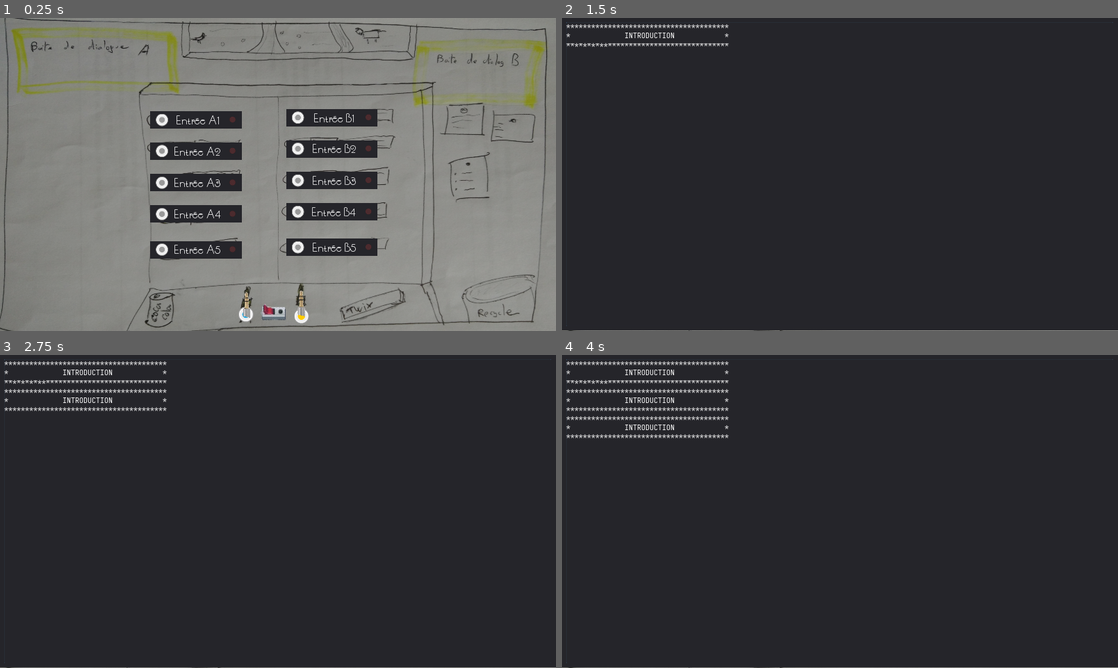
Above: before the commit, frames 1-4 (two rows, left to right).
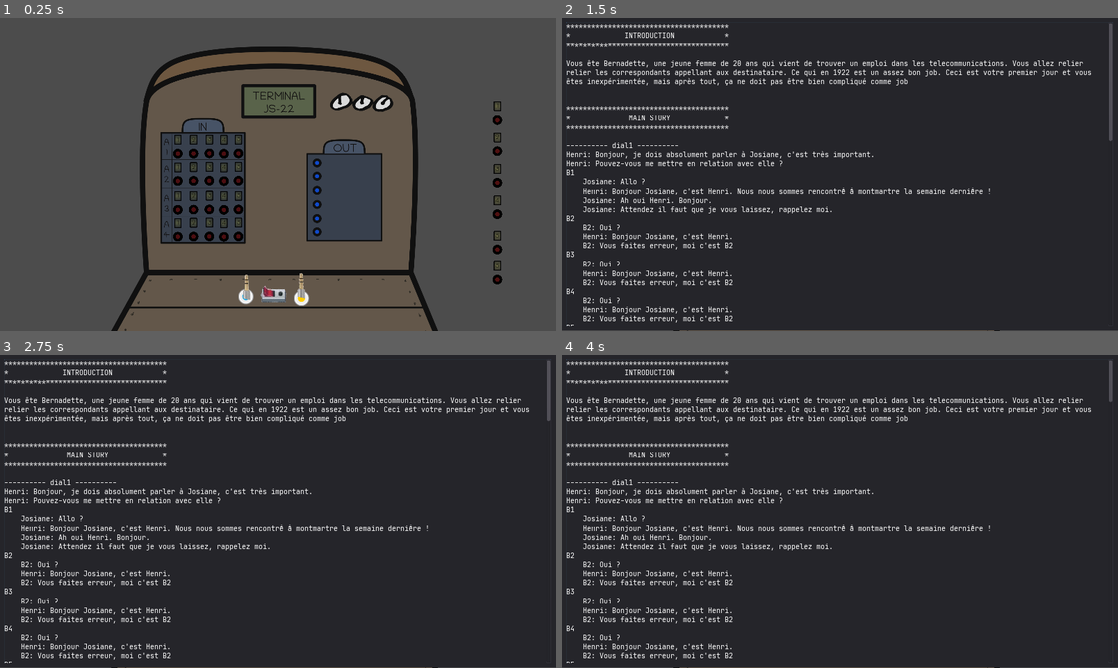
Above: after the commit, the same moments.

Repository: Nutriz/GodotWildJam21
Game: Godot game, scene res://Game.tscn
Two runs of this game, one before a commit and one after it. Both use one fixed random seed, a clock stepped at 60 frames per second and the inputs below.
Inputs (mouse positions are in pixels of both pictures, inside the frame that each line leads up to):
- Up to frame 1 (0.25 s): no input
- Up to frame 2 (1.5 s): tap Enter (debug) at 0.5 s; move the mouse to (723, 121) at 0.52 s; click (723, 121) at 0.67 s; tap Space (skip) at 1.25 s; move the mouse to (723, 152) at 1.27 s; click (723, 152) at 1.42 s
- Up to frame 3 (2.75 s): tap Enter (debug) at 2 s; move the mouse to (161, 520) at 2.02 s; click (161, 520) at 2.17 s
- Up to frame 4 (4 s): tap Space (skip) at 2.75 s; move the mouse to (723, 552) at 2.77 s; click (723, 552) at 2.92 s; tap Enter (debug) at 3.5 s; move the mouse to (723, 586) at 3.52 s; click (723, 586) at 3.67 s

The runs differ from the first frame. In frame 1, 98% of the frame differs, in the area x 0-100%, y 0-100%; in frame 2, 5.3%; in frame 3, 5.5%; in frame 4, 6.0%.
Error before the commit: Invalid get index 'introduction_fr' (on base: 'Dictionary'). (res://Scripts/Global.gd:16)

Commit message:
New board design

Diff:
--- a/Assets/Dialogues/dialogues.json.gd
+++ b/Assets/Dialogues/dialogues.json.gd
@@ -57,7 +57,7 @@
 				"text_en": ""
 			},
 			{
-				"name": "Sev",
+				"name": "Henri",
 				"pos": "caller",
 				"text_fr": "Pouvez-vous me mettre en relation avec elle ?",
 				"text_en": "",
--- a/Game.gd
+++ b/Game.gd
@@ -68,6 +68,6 @@
 
 func _on_call_timer_timeout():
 	randomize()
-	var index = randi() % 5
+	var index = randi() % 20
 	$Inputs.get_children()[index].start_ringing()
 	$SFX/Ringing.play()
--- a/Game.tscn
+++ b/Game.tscn
@@ -1,7 +1,7 @@
 [gd_scene load_steps=16 format=2]
 
 [ext_resource path="res://Game.gd" type="Script" id=1]
-[ext_resource path="res://Specs/sketch.jpeg" type="Texture" id=2]
+[ext_resource path="res://Assets/Sprites/board.png" type="Texture" id=2]
 [ext_resource path="res://Scenes/JackInput.tscn" type="PackedScene" id=3]
 [ext_resource path="res://Assets/Sprites/yellow_boxTick.png" type="Texture" id=4]
 [ext_resource path="res://Assets/Sprites/blue_boxTick.png" type="Texture" id=5]
@@ -44,92 +44,166 @@
 
 [node name="Sketch" type="Sprite" parent="."]
 modulate = Color( 1, 1, 1, 0.792157 )
-position = Vector2( -10.8149, -36.0503 )
-scale = Vector2( 0.688314, 0.574388 )
+position = Vector2( 147.563, -21.6414 )
+scale = Vector2( 0.535995, 0.535995 )
 texture = ExtResource( 2 )
 centered = false
-__meta__ = {
-"_edit_lock_": true
-}
 
 [node name="blue_boxTick" type="Sprite" parent="."]
-position = Vector2( 566.354, 682.004 )
+position = Vector2( 566.354, 641.004 )
 skew = 4.37114e-08
 texture = ExtResource( 5 )
 
 [node name="yellow_boxTick" type="Sprite" parent="."]
-position = Vector2( 694.229, 686.085 )
+position = Vector2( 694.229, 645.085 )
 skew = 4.37114e-08
 texture = ExtResource( 4 )
 
 [node name="Inputs" type="Node2D" parent="."]
 position = Vector2( 346.343, 214.487 )
-__meta__ = {
-"_edit_group_": true,
-"_edit_lock_": true
-}
 
 [node name="A1" parent="Inputs" instance=ExtResource( 3 )]
+position = Vector2( 51.582, 54.4324 )
 skew = 4.37114e-08
 
 [node name="A2" parent="Inputs" instance=ExtResource( 3 )]
-position = Vector2( 0, 71.65 )
+position = Vector2( 87.8956, 54.1536 )
 skew = 4.37114e-08
 input = 1
 
 [node name="A3" parent="Inputs" instance=ExtResource( 3 )]
-position = Vector2( 0, 144.608 )
+position = Vector2( 124.209, 53.7861 )
 skew = 4.37114e-08
 input = 2
 
 [node name="A4" parent="Inputs" instance=ExtResource( 3 )]
-position = Vector2( 0, 216.707 )
+position = Vector2( 157.729, 54.6546 )
 skew = 4.37114e-08
 input = 3
 
 [node name="A5" parent="Inputs" instance=ExtResource( 3 )]
-position = Vector2( 0, 298.33 )
+position = Vector2( 191.25, 53.8737 )
 skew = 4.37114e-08
 input = 4
 
+[node name="A6" parent="Inputs" instance=ExtResource( 3 )]
+position = Vector2( 51.582, 117.432 )
+skew = 4.37114e-08
+input = 5
+
+[node name="A7" parent="Inputs" instance=ExtResource( 3 )]
+position = Vector2( 87.8956, 117.154 )
+skew = 4.37114e-08
+input = 6
+
+[node name="A8" parent="Inputs" instance=ExtResource( 3 )]
+position = Vector2( 124.209, 116.786 )
+skew = 4.37114e-08
+input = 7
+
+[node name="A9" parent="Inputs" instance=ExtResource( 3 )]
+position = Vector2( 157.729, 117.655 )
+skew = 4.37114e-08
+input = 8
+
+[node name="A10" parent="Inputs" instance=ExtResource( 3 )]
+position = Vector2( 191.25, 116.874 )
+skew = 4.37114e-08
+input = 9
+
+[node name="A11" parent="Inputs" instance=ExtResource( 3 )]
+position = Vector2( 51.582, 183.432 )
+skew = 4.37114e-08
+input = 10
+
+[node name="A12" parent="Inputs" instance=ExtResource( 3 )]
+position = Vector2( 87.8956, 183.154 )
+skew = 4.37114e-08
+input = 11
+
+[node name="A13" parent="Inputs" instance=ExtResource( 3 )]
+position = Vector2( 124.209, 182.786 )
+skew = 4.37114e-08
+input = 12
+
+[node name="A14" parent="Inputs" instance=ExtResource( 3 )]
+position = Vector2( 157.729, 183.655 )
+skew = 4.37114e-08
+input = 13
+
+[node name="A15" parent="Inputs" instance=ExtResource( 3 )]
+position = Vector2( 191.25, 182.874 )
+skew = 4.37114e-08
+input = 14
+
+[node name="A16" parent="Inputs" instance=ExtResource( 3 )]
+position = Vector2( 51.582, 245.432 )
+skew = 4.37114e-08
+input = 15
+
+[node name="A17" parent="Inputs" instance=ExtResource( 3 )]
+position = Vector2( 87.8956, 245.154 )
+skew = 4.37114e-08
+input = 16
+
+[node name="A18" parent="Inputs" instance=ExtResource( 3 )]
+position = Vector2( 124.209, 244.786 )
+skew = 4.37114e-08
+input = 17
+
+[node name="A19" parent="Inputs" instance=ExtResource( 3 )]
+position = Vector2( 157.729, 245.655 )
+skew = 4.37114e-08
+input = 18
+
+[node name="A20" parent="Inputs" instance=ExtResource( 3 )]
+position = Vector2( 191.25, 244.874 )
+skew = 4.37114e-08
+input = 19
+
 [node name="B1" parent="Inputs" instance=ExtResource( 3 )]
-position = Vector2( 312.94, -5.27499 )
-skew = 4.37114e-08
-input = 5
+position = Vector2( 787.179, -23.0035 )
+skew = 4.37114e-08
+input = 20
 
 [node name="B2" parent="Inputs" instance=ExtResource( 3 )]
-position = Vector2( 312.94, 66.375 )
-skew = 4.37114e-08
-input = 6
+position = Vector2( 787.179, 48.6465 )
+skew = 4.37114e-08
+input = 21
 
 [node name="B3" parent="Inputs" instance=ExtResource( 3 )]
-position = Vector2( 312.94, 139.333 )
-skew = 4.37114e-08
-input = 7
+position = Vector2( 787.179, 121.604 )
+skew = 4.37114e-08
+input = 22
 
 [node name="B4" parent="Inputs" instance=ExtResource( 3 )]
-position = Vector2( 312.94, 211.432 )
-skew = 4.37114e-08
-input = 8
+position = Vector2( 787.179, 193.703 )
+skew = 4.37114e-08
+input = 23
 
 [node name="B5" parent="Inputs" instance=ExtResource( 3 )]
-position = Vector2( 312.94, 293.055 )
-skew = 4.37114e-08
-input = 9
+position = Vector2( 787.179, 275.326 )
+skew = 4.37114e-08
+input = 24
+
+[node name="B6" parent="Inputs" instance=ExtResource( 3 )]
+position = Vector2( 787.179, 344.091 )
+skew = 4.37114e-08
+input = 24
 
 [node name="JackA" parent="." instance=ExtResource( 6 )]
-position = Vector2( 567.276, 650.259 )
+position = Vector2( 567.276, 609.259 )
 
 [node name="JackB" parent="." instance=ExtResource( 6 )]
-position = Vector2( 693.242, 646.76 )
+position = Vector2( 693.242, 605.76 )
 
 [node name="DialogSystem" parent="." instance=ExtResource( 7 )]
 
 [node name="HoldSwitch" type="TextureButton" parent="."]
 margin_left = 600.321
-margin_top = 656.849
+margin_top = 615.849
 margin_right = 676.321
-margin_bottom = 696.849
+margin_bottom = 655.849
 focus_mode = 0
 disabled = true
 toggle_mode = true
--- a/Scenes/Dialog.tscn
+++ b/Scenes/Dialog.tscn
@@ -1,9 +1,13 @@
-[gd_scene load_steps=7 format=2]
+[gd_scene load_steps=11 format=2]
 
 [ext_resource path="res://Assets/Font/SouciSansNF.ttf" type="DynamicFontData" id=1]
 [ext_resource path="res://Assets/Sprites/grey_arrowDownGrey.png" type="Texture" id=2]
 [ext_resource path="res://Scripts/Dialog.gd" type="Script" id=3]
-[ext_resource path="res://Assets/Sounds/voice1.ogg" type="AudioStream" id=4]
+[ext_resource path="res://Assets/Sounds/voices/voice_man_short_1.ogg" type="AudioStream" id=4]
+[ext_resource path="res://Assets/Sounds/voices/voice_man_long_2.ogg" type="AudioStream" id=5]
+[ext_resource path="res://Assets/Sounds/voices/voice_man_long_1.ogg" type="AudioStream" id=6]
+[ext_resource path="res://Assets/Sounds/voices/voice_man_mid_2.ogg" type="AudioStream" id=7]
+[ext_resource path="res://Assets/Sounds/voices/voice_man_short_2.ogg" type="AudioStream" id=8]
 
 [sub_resource type="DynamicFont" id=1]
 size = 25
@@ -61,8 +65,25 @@
 anims/Indicator = SubResource( 2 )
 
 [node name="NextCharacter" type="Timer" parent="."]
-wait_time = 0.08
+wait_time = 0.04
 
-[node name="Voice" type="AudioStreamPlayer" parent="."]
+[node name="VoiceSystem" type="AudioStreamPlayer" parent="."]
+
+[node name="ManShort1" type="AudioStreamPlayer" parent="VoiceSystem"]
 stream = ExtResource( 4 )
+
+[node name="ManShort2" type="AudioStreamPlayer" parent="VoiceSystem"]
+stream = ExtResource( 8 )
+
+[node name="ManMid1" type="AudioStreamPlayer" parent="VoiceSystem"]
+stream = ExtResource( 7 )
+
+[node name="ManMid2" type="AudioStreamPlayer" parent="VoiceSystem"]
+stream = ExtResource( 7 )
+
+[node name="ManLong1" type="AudioStreamPlayer" parent="VoiceSystem"]
+stream = ExtResource( 6 )
+
+[node name="ManLong2" type="AudioStreamPlayer" parent="VoiceSystem"]
+stream = ExtResource( 5 )
 [connection signal="timeout" from="NextCharacter" to="." method="_on_next_character_timeout"]
--- a/Scenes/JackInput.tscn
+++ b/Scenes/JackInput.tscn
@@ -1,17 +1,17 @@
 [gd_scene load_steps=9 format=2]
 
 [ext_resource path="res://Assets/Font/SouciSansNF.ttf" type="DynamicFontData" id=1]
-[ext_resource path="res://Assets/Sprites/grey_boxTick.png" type="Texture" id=2]
+[ext_resource path="res://Assets/Sprites/jack_input.png" type="Texture" id=2]
 [ext_resource path="res://Scripts/JackInput.gd" type="Script" id=3]
-[ext_resource path="res://Assets/Sprites/grey_circle.png" type="Texture" id=4]
+[ext_resource path="res://Assets/Sprites/indicator_fx.png" type="Texture" id=4]
 [ext_resource path="res://Assets/Sounds/click2.ogg" type="AudioStream" id=5]
 
-[sub_resource type="DynamicFont" id=1]
-size = 30
+[sub_resource type="CircleShape2D" id=1]
+radius = 11.3416
+
+[sub_resource type="DynamicFont" id=2]
+size = 18
 font_data = ExtResource( 1 )
-
-[sub_resource type="CircleShape2D" id=2]
-radius = 15.6582
 
 [sub_resource type="Animation" id=3]
 resource_name = "Red indicator"
@@ -26,50 +26,44 @@
 "times": PoolRealArray( 0, 0.5 ),
 "transitions": PoolRealArray( 0.183011, 3.605 ),
 "update": 0,
-"values": [ Color( 0.529412, 0.203922, 0.203922, 0.439216 ), Color( 0.717647, 0.0117647, 0.0117647, 0.972549 ) ]
+"values": [ Color( 0.529412, 0.52549, 0.203922, 0.439216 ), Color( 0.733333, 0.74902, 0.258824, 0.972549 ) ]
 }
 
 [node name="JackInput" type="Node2D"]
 script = ExtResource( 3 )
 
-[node name="Panel" type="Panel" parent="."]
-margin_right = 210.0
-margin_bottom = 40.0
-mouse_filter = 2
-__meta__ = {
-"_edit_use_anchors_": false
-}
+[node name="Indicator" type="Sprite" parent="."]
+modulate = Color( 0.529412, 0.52549, 0.203922, 0.439216 )
+position = Vector2( 11.514, 11.319 )
+scale = Vector2( 0.948157, 0.948157 )
+texture = ExtResource( 4 )
+
+[node name="Sprite" type="Sprite" parent="."]
+position = Vector2( 11.4482, 27.2818 )
+scale = Vector2( 0.211082, 0.211082 )
+skew = 4.37114e-08
+texture = ExtResource( 2 )
+
+[node name="InputArea" type="Area2D" parent="."]
+input_pickable = false
+
+[node name="CollisionShape2D" type="CollisionShape2D" parent="InputArea"]
+position = Vector2( 11.2943, 42.7358 )
+shape = SubResource( 1 )
 
 [node name="Label" type="Label" parent="."]
-margin_left = 55.6634
-margin_top = -2.0
-margin_right = 162.663
-margin_bottom = 46.0
-custom_fonts/font = SubResource( 1 )
-text = "Entrée A"
+margin_left = -4.01152
+margin_top = -11.6499
+margin_right = 27.9885
+margin_bottom = 34.3501
+custom_fonts/font = SubResource( 2 )
+custom_colors/font_color = Color( 0, 0, 0, 1 )
+text = "1"
 align = 1
 valign = 1
 __meta__ = {
 "_edit_use_anchors_": false
 }
-
-[node name="InputArea" type="Area2D" parent="."]
-position = Vector2( 26.7827, 20.0261 )
-input_pickable = false
-
-[node name="Sprite" type="Sprite" parent="InputArea"]
-scale = Vector2( 0.8, 0.8 )
-skew = 4.37114e-08
-texture = ExtResource( 2 )
-
-[node name="CollisionShape2D" type="CollisionShape2D" parent="InputArea"]
-shape = SubResource( 2 )
-
-[node name="Indicator" type="Sprite" parent="."]
-modulate = Color( 0.529412, 0.203922, 0.203922, 0.439216 )
-position = Vector2( 189.075, 19.2392 )
-scale = Vector2( 0.4, 0.4 )
-texture = ExtResource( 4 )
 
 [node name="AnimationPlayer" type="AnimationPlayer" parent="."]
 "anims/Red indicator" = SubResource( 3 )
--- a/Scripts/Dialog.gd
+++ b/Scripts/Dialog.gd
@@ -50,32 +50,17 @@
 
 func handle_word_sound():
 	if $Text.text[$Text.visible_characters] == " ":
-		var i = 1
-		while $Text.visible_characters + i < $Text.text.length() and $Text.text[$Text.visible_characters + i] != " ":
-			i += 1
-		print("next word len: " + str(i-1))
+		var word_len = 1
+		while $Text.visible_characters + word_len < $Text.text.length() and $Text.text[$Text.visible_characters + word_len] != " ":
+			word_len += 1
 
-		if i <= 3:
-			$Voice.play()
-		elif i <= 6:
-			$Voice.play()
-			yield(get_tree().create_timer(0.1), "timeout")
-			$Voice.play()
+		print("next word len: " + str(word_len-1))
+
+		randomize()
+		var i = (randi() % 2) + 1
+		if word_len <= 3:
+			$VoiceSystem.get_node("ManShort" + str(i)).play()
+		elif word_len <= 7:
+			$VoiceSystem.get_node("ManMid" + str(i)).play()
 		else:
-			$Voice.play()
-			yield(get_tree().create_timer(0.1), "timeout")
-			$Voice.play()
-			yield(get_tree().create_timer(0.1), "timeout")
-			$Voice.play()
-#		else:
-#			if $Text.text[$Text.visible_characters] == " ":
-#				printt("space pos ", $Text.visible_characters + 1)
-#				var i = 1
-#				while $Text.text[$Text.visible_characters + i] != " ":
-#					i += 1
-#					if $Text.visible_characters + i >= $Text.text.length():
-#						print("returnnnnnnnnnnnnnnnnnnnnnnnnnnnnnnnn")
-#						$Text.visible_characters += 1
-#						return
-#				print("next word len: " + str(i-1))
-#			$Text.visible_characters += 1
+			$VoiceSystem.get_node("ManLong" + str(i)).play()
--- a/Scripts/Global.gd
+++ b/Scripts/Global.gd
@@ -1,6 +1,6 @@
 extends Node
 
-enum Inputs {A1, A2, A3, A4, A5, B1, B2, B3, B4, B5}
+enum Inputs {A1, A2, A3, A4, A5, A6, A7, A8, A9, A10, A11, A12, A13, A14, A15, A16, A17, A18, A19, A20, B1, B2, B3, B4, B5, B6}
 
 var switch_button
 
@@ -13,9 +13,9 @@
 
 func _ready():
 	if language == "fr":
-		introduction = dials["introduction_fr"]
+		introduction = dials["story_introduction_fr"]
 	else:
-		introduction = dials["introduction_en"]
+		introduction = dials["story_introduction_en"]
 
 func load_dialogue(file_path):
 	var file = File.new()
--- a/Scripts/JackInput.gd
+++ b/Scripts/JackInput.gd
@@ -5,9 +5,9 @@
 var is_ringing = false
 
 func _ready():
-	$Label.text = "Entrée " + str(Global.Inputs.keys()[input])
+	$Label.text = str((input%5)+1)
 
-	if input < 5:
+	if input < 20:
 		$InputArea.add_to_group("inputsA")
 	else:
 		$InputArea.add_to_group("inputsB")
Not shown, added: Assets/Sounds/voices/voice_man_long_1.ogg.import
Not shown, added: Assets/Sounds/voices/voice_man_long_2.ogg.import
Not shown, added: Assets/Sounds/voices/voice_man_long_3.ogg.import
Not shown, added: Assets/Sounds/voices/voice_man_mid_2.ogg.import
Not shown, added: Assets/Sounds/voices/voice_man_mid_3.ogg.import
Not shown, added: Assets/Sounds/voices/voice_man_short_1.ogg.import
Not shown, added: Assets/Sounds/voices/voice_man_short_2.ogg.import
Binary file added: Assets/Sprites/board.png
Not shown, added: Assets/Sprites/board.png.import
Not shown, added: Assets/Sprites/final.png.import
Binary file added: Assets/Sprites/indicator_fx.png
Not shown, added: Assets/Sprites/indicator_fx.png.import
(and 10 more such lines)
